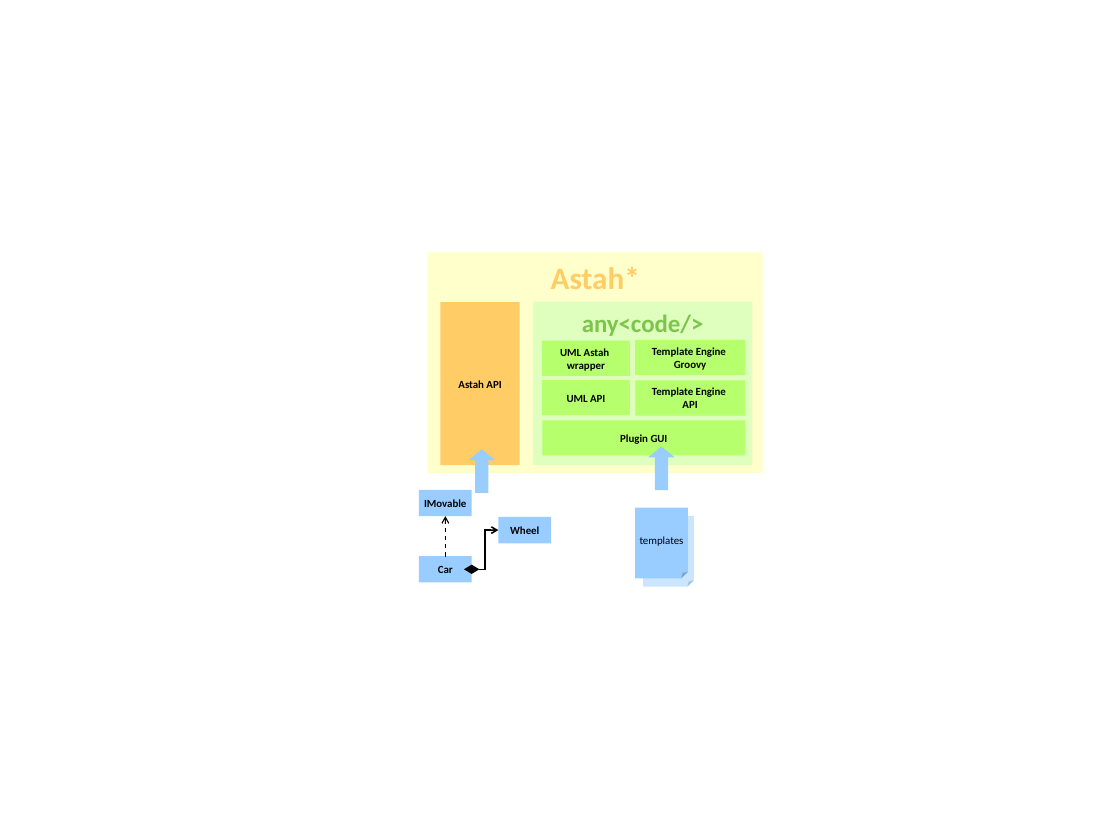
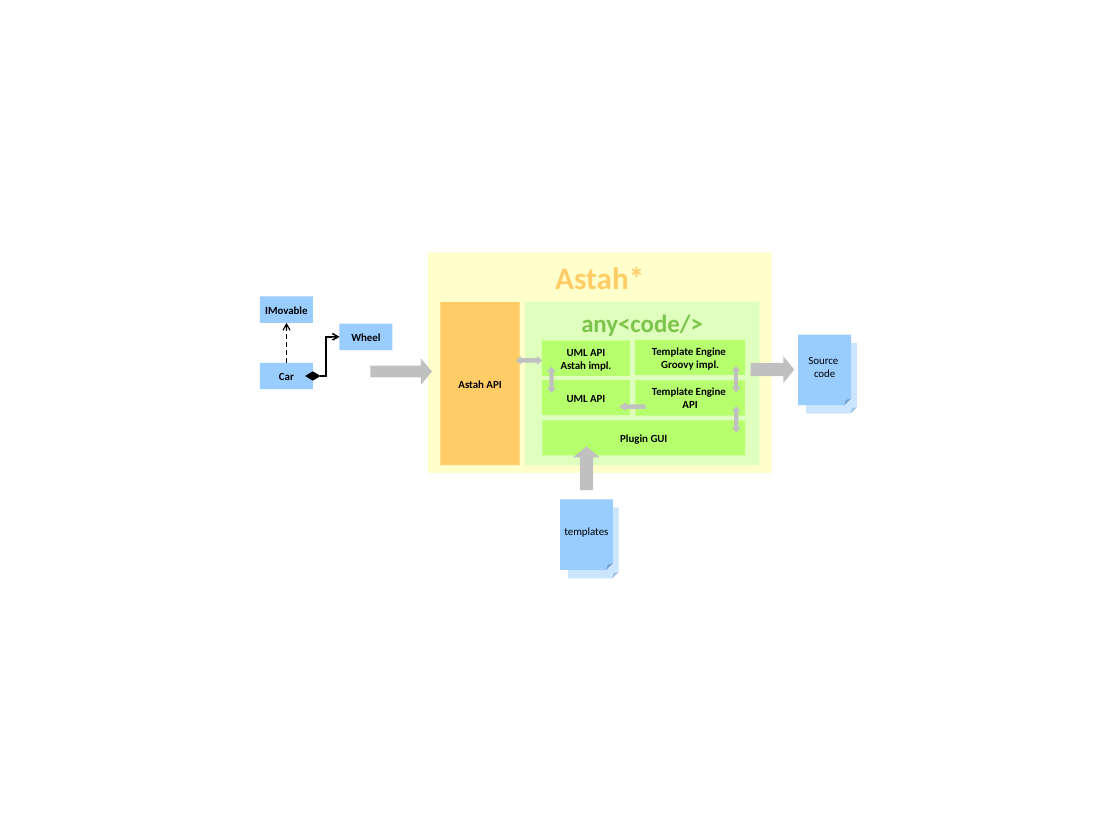
Before and after one commit to jstermask/anycode, a slide deck: slide 1 of anycode-reactor/astah-anycode-plugin/doc/images/anycode-pictures.ppt. Drawn at 1120x840 pixels with LibreOffice and Linux fonts; fonts in the diff are those of the drawing. Boxes give left, top, right and bottom in pixels: in the first picture for what was removed or moved away, otherwise in the second. Text is boxed around its words. In the diff, an @@ line names an element or a change of style, - is before the commit and + after.

```diff
--- a/anycode-reactor/astah-anycode-plugin/doc/images/anycode-pictures.ppt
+++ b/anycode-reactor/astah-anycode-plugin/doc/images/anycode-pictures.ppt
@@ rectangle "Astah*": place and size @@
-rectangle "Astah*" at box(428, 252, 763, 473)
+rectangle "Astah*" at box(428, 252, 772, 473)
@@ rectangle "IMovable": place and size @@
-rectangle "IMovable" at box(419, 489, 472, 516)
+rectangle "IMovable" at box(260, 297, 312, 324)
@@ 2 rectangles, 1 elbow double arrow, 1 elbow arrow: place and size @@
-2 rectangles, 1 elbow double arrow, 1 elbow arrow at box(419, 516, 551, 584)
+2 rectangles, 1 elbow double arrow, 1 elbow arrow at box(260, 323, 392, 390)
@@ rectangle "any<code/>": place and size @@
-rectangle "any<code/>" at box(533, 301, 753, 465)
+rectangle "any<code/>" at box(525, 301, 760, 465)
@@ up arrow at box(370, 358, 432, 385): fill #99CCFF to #C0C0C0; proportions changed; rotation 0 to 90 degrees @@
@@ left right arrow added at box(516, 356, 543, 365), fill #C0C0C0 @@
@@ text in rectangle at box(561, 349, 612, 371): text changed @@
-UML Astah
-wrapper
+UML API
+Astah impl.
@@ up arrow added at box(751, 357, 795, 384), fill #C0C0C0 @@
@@ folded corner added at box(799, 335, 851, 405), fill #99CCFF, 7 pt, text #000000 @@
+Source
+code
@@ folded corner added at box(806, 343, 857, 413), fill #99CCFF at 50% opacity @@
@@ left right arrow added at box(548, 366, 557, 393), fill #C0C0C0 @@
@@ text in rectangle at box(661, 360, 719, 370): text changed @@
-Groovy
+Groovy impl.
@@ left right arrow added at box(731, 366, 740, 393), fill #C0C0C0 @@
@@ left arrow added at box(619, 402, 646, 411), fill #C0C0C0 @@
@@ left right arrow added at box(732, 407, 741, 433), fill #C0C0C0 @@
@@ up arrow: place and size @@
-up arrow at box(648, 447, 675, 491)
+up arrow at box(573, 447, 600, 491)
@@ up arrow at box(573, 447, 600, 491): fill #99CCFF to #C0C0C0 @@
@@ folded corner "templates": place and size @@
-folded corner "templates" at box(635, 507, 688, 578)
+folded corner "templates" at box(560, 500, 613, 570)
@@ folded corner: place and size @@
-folded corner at box(643, 516, 693, 587)
+folded corner at box(568, 507, 618, 578)
```
Also in this commit, not shown: 2 other files.
